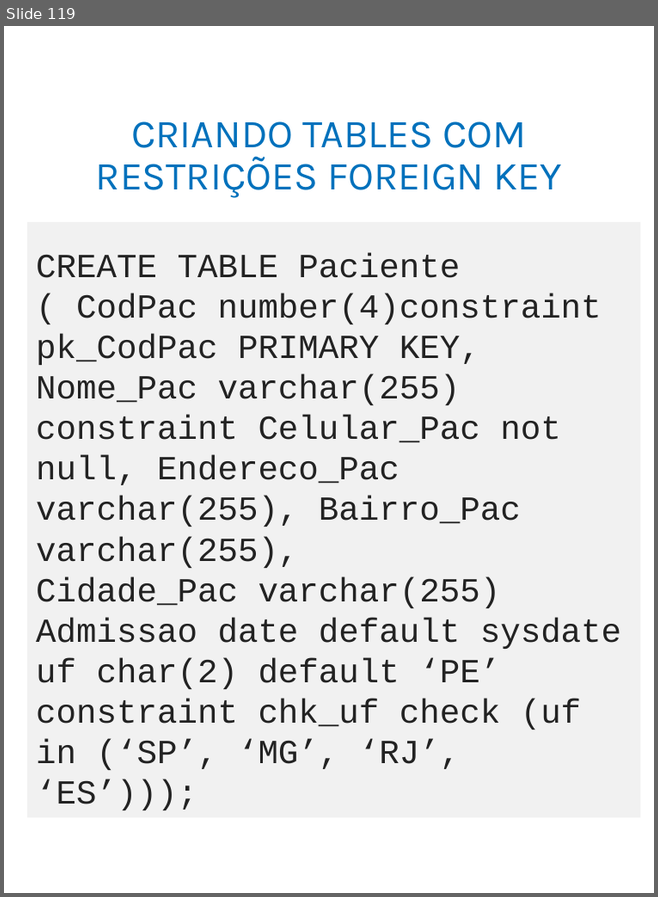
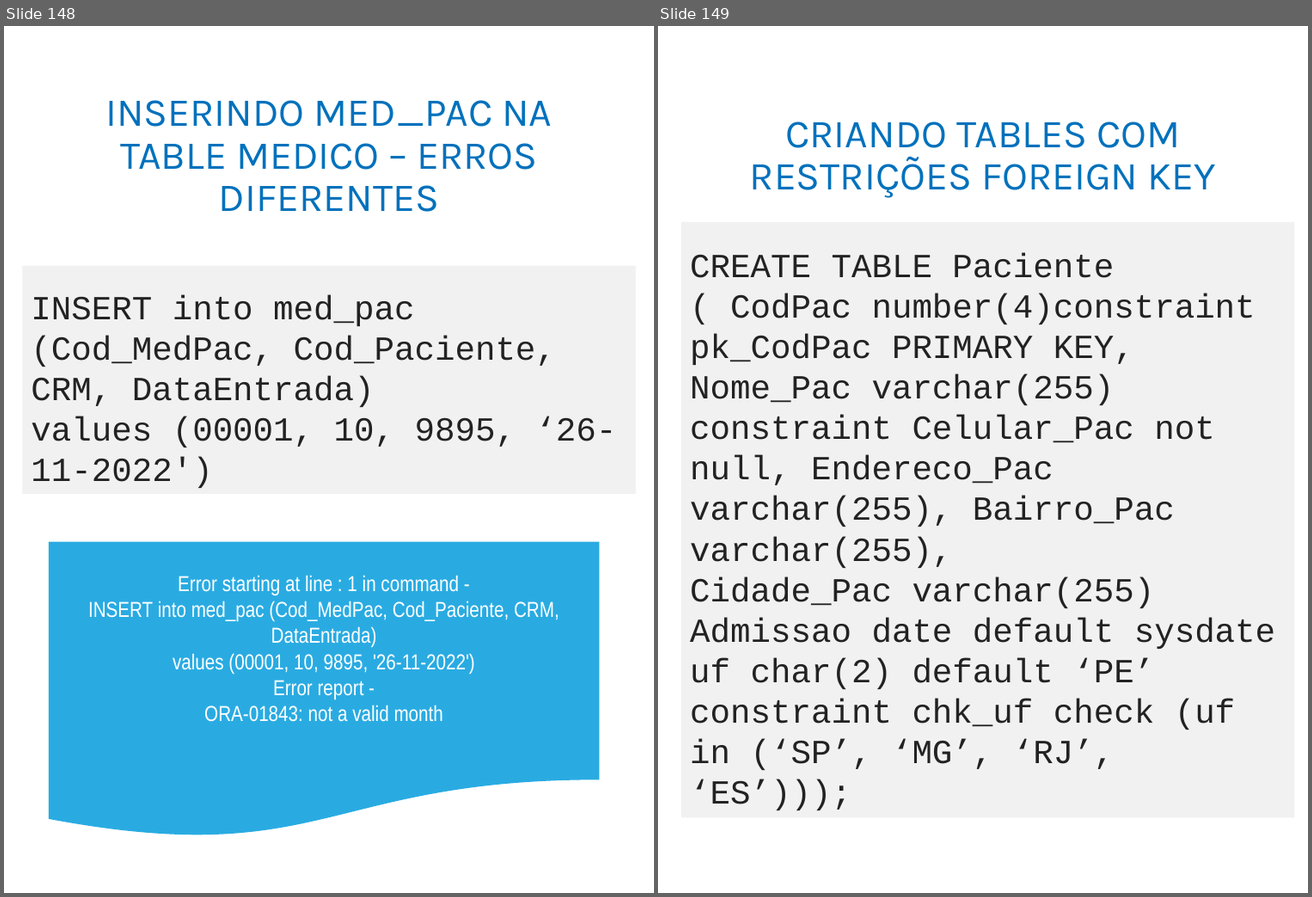
Before and after one commit to adilsonlopesoracle/BancodeDados_Olinda, a slide deck: BANCO DE DADOS_Atualizado.pptx. Shown side by side, each under a label of ours: slide 119 before the commit, slides 148 and 149 after it. The pictures are 658x897 and 1312x897 pixels, drawn with LibreOffice and Linux fonts; fonts in the diff are those of the drawing. Boxes give left, top, right and bottom in pixels: in the first picture for what was removed or moved away, otherwise in the second. Text is boxed around its words. In the diff, an @@ line names an element or a change of style, - is before the commit and + after.

```diff
--- a/BANCO DE DADOS_Atualizado.pptx
+++ b/BANCO DE DADOS_Atualizado.pptx
@@ slide 148 added at [4, 26, 654, 893], background #FFFFFF @@
@@ title added at [105, 100, 552, 212], 33 pt, text #0071BC @@
+INSERINDO MED_PAC NA TABLE MEDICO – ERROS DIFERENTES
@@ rectangle added at [22, 266, 636, 494], fill #F1F1F1, 28 pt, text #222222 @@
+INSERT into med_pac (Cod_MedPac, Cod_Paciente, CRM, DataEntrada)
+values (00001, 10, 9895, ‘26-11-2022')
@@ flow chart document added at [49, 542, 599, 838], fill #29ABE2, 18 pt, text #FFFFFF @@
+Error starting at line : 1 in command -
+INSERT into med_pac (Cod_MedPac, Cod_Paciente, CRM, DataEntrada)
+values (00001, 10, 9895, '26-11-2022')
+Error report -
+ORA-01843: not a valid month
@@ what was slide 119 is now slide 149 @@
```
Also in this commit, not shown: 2 slides changed, 27 other slides added.
